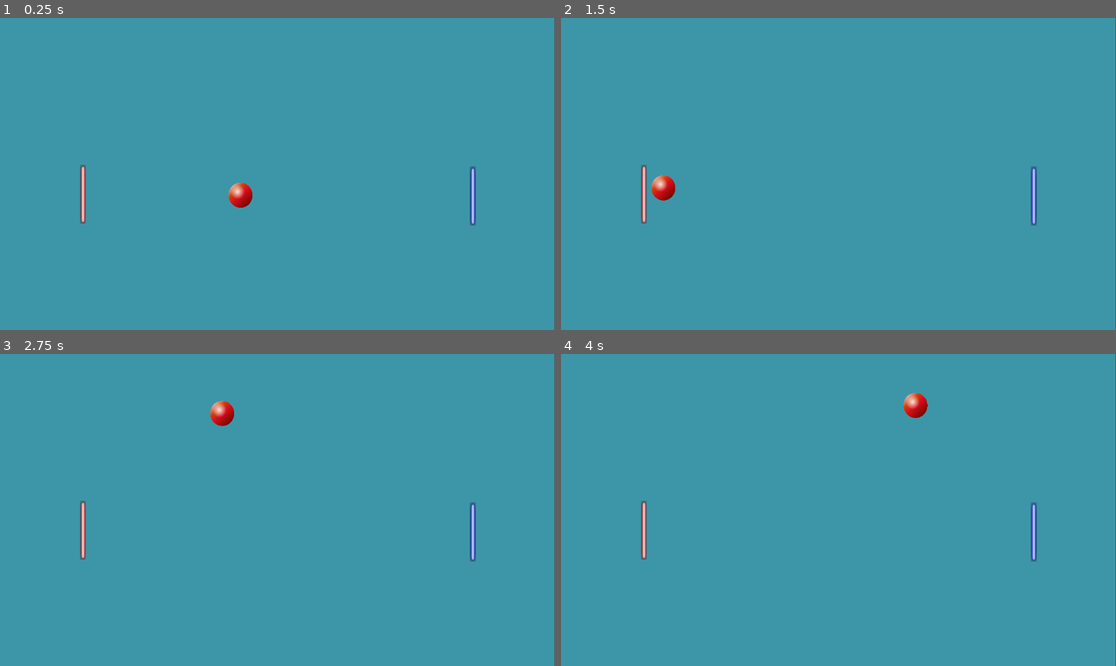
Above: before the commit, frames 1-4 (two rows, left to right).
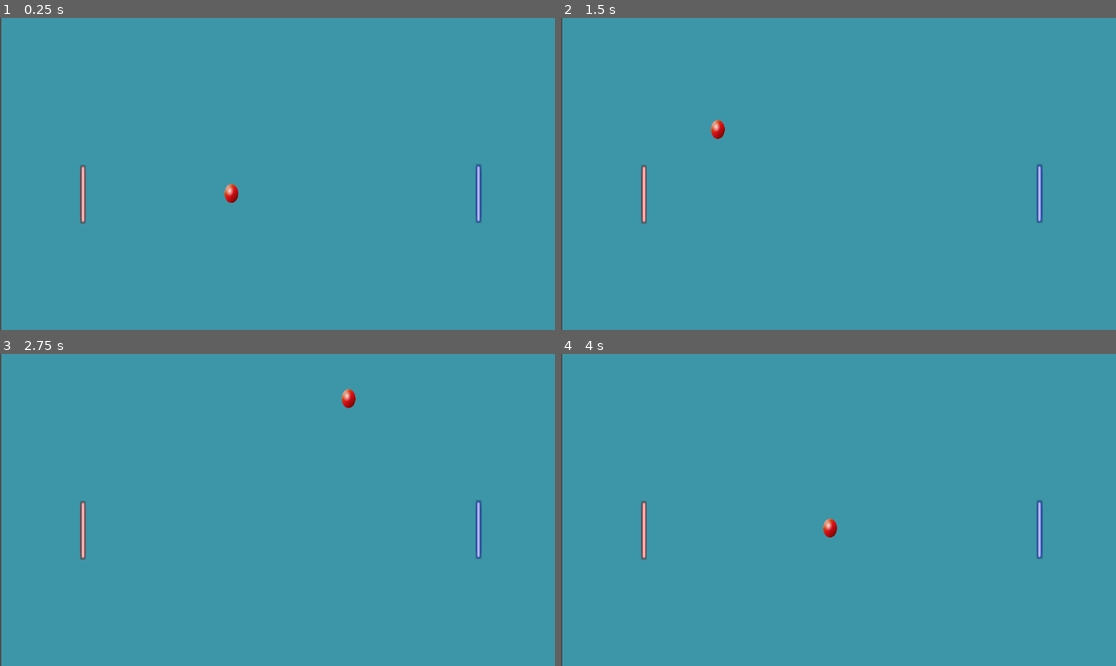
Above: after the commit, the same moments.

Repository: martinezFisi/PingPong2D
Game: Godot game, scene res://scenes/pong.tscn
The game is run twice, just before and just after one commit, with the same random seed, the same clock (stepped at 60 frames per second) and the same inputs.
Inputs:
- Up to frame 1 (0.25 s): no input
- Up to frame 2 (1.5 s): no input
- Up to frame 3 (2.75 s): no input
- Up to frame 4 (4 s): no input

The runs differ from the first frame. In frame 1, 1.1% of the frame differs, in the area x 0-100%, y 0-100%; in frame 2, 1.2%; in frame 3, 1.2%; in frame 4, 1.2%.

Commit message:
Se agrega rebote de la bola en las paredes y reinicio de posicion de la bola

Diff:
--- a/project.godot
+++ b/project.godot
@@ -13,6 +13,10 @@
 config/name="PingPong2D"
 run/main_scene="res://scenes/pong.tscn"
 config/features=PackedStringArray("4.1", "GL Compatibility")
+
+[display]
+
+window/size/resizable=false
 
 [input]
 
--- a/scenes/pong.tscn
+++ b/scenes/pong.tscn
@@ -7,11 +7,13 @@
 [ext_resource type="Script" path="res://src/right_Paddle.gd" id="5_my1dg"]
 [ext_resource type="Texture2D" uid="uid://csfgiluf4q3ts" path="res://imgs/right-paddle.png" id="6_okqjn"]
 [ext_resource type="Script" path="res://src/ceilling_floor.gd" id="7_0ud6g"]
+[ext_resource type="Script" path="res://scenes/wall.gd" id="8_kburq"]
 
 [sub_resource type="CircleShape2D" id="CircleShape2D_y26k1"]
+radius = 5.32448
 
 [sub_resource type="RectangleShape2D" id="RectangleShape2D_ai1br"]
-size = Vector2(4.5, 42.5)
+size = Vector2(4.26285, 41.9892)
 
 [sub_resource type="RectangleShape2D" id="RectangleShape2D_mksx0"]
 size = Vector2(885, 20)
@@ -19,22 +21,29 @@
 [sub_resource type="RectangleShape2D" id="RectangleShape2D_isnxy"]
 size = Vector2(885.75, 24)
 
+[sub_resource type="RectangleShape2D" id="RectangleShape2D_7ff24"]
+size = Vector2(24.5, 460.924)
+
+[sub_resource type="RectangleShape2D" id="RectangleShape2D_ps56l"]
+size = Vector2(26, 455.435)
+
 [node name="Pong" type="Node2D"]
 position = Vector2(286, 252)
 scale = Vector2(1, 0.92)
 
 [node name="Ball" type="Area2D" parent="."]
-position = Vector2(148, 6)
+position = Vector2(165, 8.69565)
+scale = Vector2(0.807334, 1)
 script = ExtResource("1_n7i4u")
 
 [node name="Sprite2D" type="Sprite2D" parent="Ball"]
-position = Vector2(3, 1)
-scale = Vector2(0.0634146, 0.060584)
+position = Vector2(-4.5, -4.17936)
+scale = Vector2(0.0451219, 0.0454618)
 texture = ExtResource("2_0ybpw")
 
 [node name="CollisionShape2D" type="CollisionShape2D" parent="Ball"]
-position = Vector2(3, 1)
-scale = Vector2(2, 2)
+position = Vector2(-4.95459, -4.34787)
+scale = Vector2(2.55895, -2.49423)
 shape = SubResource("CircleShape2D_y26k1")
 
 [node name="Left_Paddle" type="Area2D" parent="."]
@@ -52,7 +61,8 @@
 shape = SubResource("RectangleShape2D_ai1br")
 
 [node name="Right_Paddle" type="Area2D" parent="."]
-position = Vector2(345, -15)
+position = Vector2(354, -18.4783)
+scale = Vector2(1, 0.999997)
 script = ExtResource("5_my1dg")
 
 [node name="Sprite2D" type="Sprite2D" parent="Right_Paddle"]
@@ -61,8 +71,8 @@
 texture = ExtResource("6_okqjn")
 
 [node name="CollisionShape2D" type="CollisionShape2D" parent="Right_Paddle"]
-position = Vector2(127, 23)
-scale = Vector2(2, 2)
+position = Vector2(127.015, 22.8261)
+scale = Vector2(2.3388, 2.01137)
 shape = SubResource("RectangleShape2D_ai1br")
 
 [node name="Ceilling" type="Area2D" parent="."]
@@ -87,14 +97,30 @@
 
 [node name="ColorRect" type="ColorRect" parent="."]
 show_behind_parent = true
-offset_left = -283.0
-offset_top = -251.0
-offset_right = 602.0
-offset_bottom = 204.0
+offset_left = -281.0
+offset_top = -251.087
+offset_right = 604.0
+offset_bottom = 203.913
 color = Color(0.239216, 0.588235, 0.654902, 1)
 metadata/_edit_use_anchors_ = true
+
+[node name="Left_Wall" type="Area2D" parent="."]
+script = ExtResource("8_kburq")
+
+[node name="CollisionShape2D" type="CollisionShape2D" parent="Left_Wall"]
+position = Vector2(-298.25, -21.7663)
+shape = SubResource("RectangleShape2D_7ff24")
+
+[node name="Right_Wall" type="Area2D" parent="."]
+script = ExtResource("8_kburq")
+
+[node name="CollisionShape2D" type="CollisionShape2D" parent="Right_Wall"]
+position = Vector2(617, -23.3695)
+shape = SubResource("RectangleShape2D_ps56l")
 
 [connection signal="area_entered" from="Left_Paddle" to="Left_Paddle" method="_on_area_entered"]
 [connection signal="area_entered" from="Right_Paddle" to="Right_Paddle" method="_on_area_entered"]
 [connection signal="area_entered" from="Ceilling" to="Ceilling" method="_on_area_entered"]
 [connection signal="area_entered" from="Floor" to="Floor" method="_on_area_entered"]
+[connection signal="area_entered" from="Left_Wall" to="Left_Wall" method="_on_area_entered"]
+[connection signal="area_entered" from="Right_Wall" to="Right_Wall" method="_on_area_entered"]
--- /dev/null
+++ b/scenes/wall.gd
@@ -0,0 +1,5 @@
+extends Area2D
+
+func _on_area_entered(area):
+	if (area.name == "Ball"):
+		area.reset_position()
--- a/src/ball.gd
+++ b/src/ball.gd
@@ -1,10 +1,16 @@
 extends Area2D
 
-var speed = 200
+var temp = 0
+var initPosition
+var speed = 300
 var direction = Vector2.LEFT
 
 func _init():
-	print('Iniciando... :' + name)
+	initPosition = position
 
 func _process(delta):
 	position = position + direction * speed * delta
+
+func reset_position():
+	position = initPosition
+	direction = Vector2( randf() * 2 - 1, randf() * 2 - 1).normalized()
--- a/src/left_paddle.gd
+++ b/src/left_paddle.gd
@@ -2,29 +2,30 @@
 
 @export var paddle_type = "left_paddle"
 
+const MIN_LIMIT_SCREEN_Y = -230
+const MAX_LIMIT_SCREEN_Y = 136
 const ZERO = 0
 const UP = -1
 const DOWN = 1
-var speed = 200
+
+var speed = 250
 var move_down_paddle_type
 var move_up_paddle_type
 
 func _init():
-	print('name: ' + name)
 	move_up_paddle_type = paddle_type + "_move_up"
 	move_down_paddle_type = paddle_type + "_move_down"
 
 func _process(delta):
 	var direction = ZERO
 
-	if (Input.is_action_pressed(move_up_paddle_type)):
+	if (Input.is_action_pressed(move_up_paddle_type) && position.y > MIN_LIMIT_SCREEN_Y):
 		direction = UP
-	if (Input.is_action_pressed(move_down_paddle_type)):
+	if (Input.is_action_pressed(move_down_paddle_type) && position.y < MAX_LIMIT_SCREEN_Y):
 		direction = DOWN
 
 	position.y = position.y + direction * speed * delta
 
-
 func _on_area_entered(area):
 	if area.name == "Ball" :
 		area.direction = Vector2( 1, randf() * 2 - 1).normalized()
--- a/src/right_Paddle.gd
+++ b/src/right_Paddle.gd
@@ -2,10 +2,13 @@
 
 @export var paddle_type = "right_paddle"
 
+const MIN_LIMIT_SCREEN_Y = -230
+const MAX_LIMIT_SCREEN_Y = 136
 const ZERO = 0
 const UP = -1
 const DOWN = 1
-var speed = 200
+
+var speed = 250
 var move_down_paddle_type
 var move_up_paddle_type
 
@@ -16,9 +19,9 @@
 func _process(delta):
 	var direction = ZERO
 
-	if (Input.is_action_pressed(move_up_paddle_type)):
+	if (Input.is_action_pressed(move_up_paddle_type) && position.y > MIN_LIMIT_SCREEN_Y):
 		direction = UP
-	if (Input.is_action_pressed(move_down_paddle_type)):
+	if (Input.is_action_pressed(move_down_paddle_type) && position.y < MAX_LIMIT_SCREEN_Y):
 		direction = DOWN
 
 	position.y = position.y + direction * speed * delta
Not shown: 1 places in scenes/pong.tscn that only renumber resources
